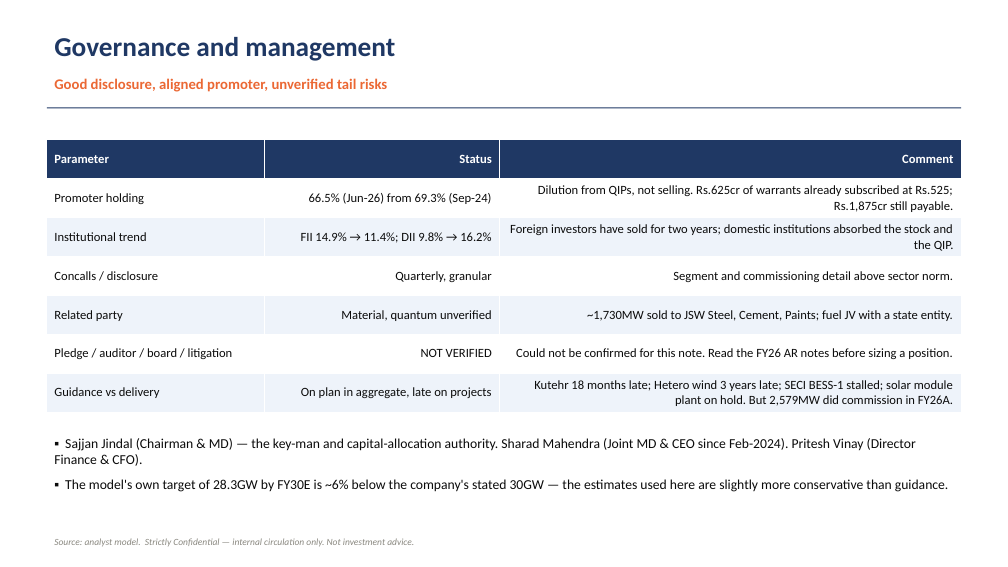
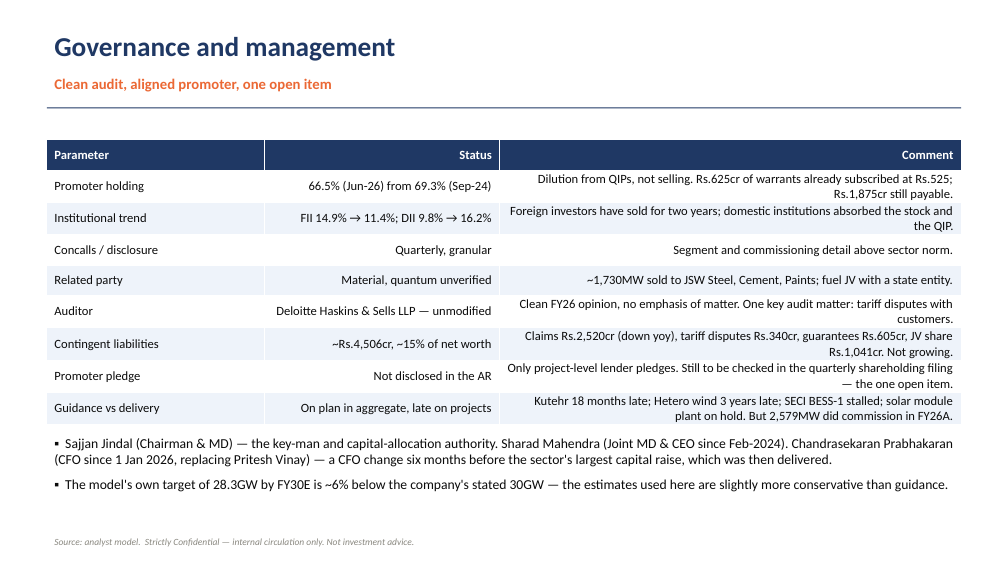
Before and after one commit to Poweravendus/Power, a slide deck: slide 16 of JSW_Energy/JSW_Energy_Pitch_Deck_July2026.pptx. Drawn at 1008x567 pixels with LibreOffice and Linux fonts; fonts in the diff are those of the drawing. Boxes give left, top, right and bottom in pixels: in the first picture for what was removed or moved away, otherwise in the second. Text is boxed around its words. In the diff, an @@ line names an element or a change of style, - is before the commit and + after.

```diff
--- a/JSW_Energy/JSW_Energy_Pitch_Deck_July2026.pptx
+++ b/JSW_Energy/JSW_Energy_Pitch_Deck_July2026.pptx
@@ text at (54, 78, 332, 92): text changed @@
-Good disclosure, aligned promoter, unverified tail risks
+Clean audit, aligned promoter, one open item
@@ table at (47, 140, 961, 426) @@
-row 6: Pledge / auditor / board / litigation | NOT VERIFIED | Could not be confirmed for this note. Read the FY26 AR notes before sizing a position.
+row 6: Auditor | Deloitte Haskins & Sells LLP — unmodified | Clean FY26 opinion, no emphasis of matter. One key audit matter: tariff disputes with customers.
+row 7: Contingent liabilities | ~Rs.4,506cr, ~15% of net worth | Claims Rs.2,520cr (down yoy), tariff disputes Rs.340cr, guarantees Rs.605cr, JV share Rs.1,041cr. Not growing.
+row 8: Promoter pledge | Not disclosed in the AR | Only project-level lender pledges. Still to be checked in the quarterly shareholding filing — the one open item.
@@ text at (54, 438, 954, 467): text changed @@
-▪ Sajjan Jindal (Chairman & MD) — the key-man and capital-allocation authority. Sharad Mahendra (Joint MD & CEO since Feb-2024). Pritesh Vinay (Director Finance & CFO).
+▪ Sajjan Jindal (Chairman & MD) — the key-man and capital-allocation authority. Sharad Mahendra (Joint MD & CEO since Feb-2024). Chandrasekaran Prabhakaran (CFO since 1 Jan 2026, replacing Pritesh Vinay) — a CFO change six months before the sector's largest capital raise, which was then delivered.
```
Also in this commit, not shown: 8 other slides changed, 7 other files.
